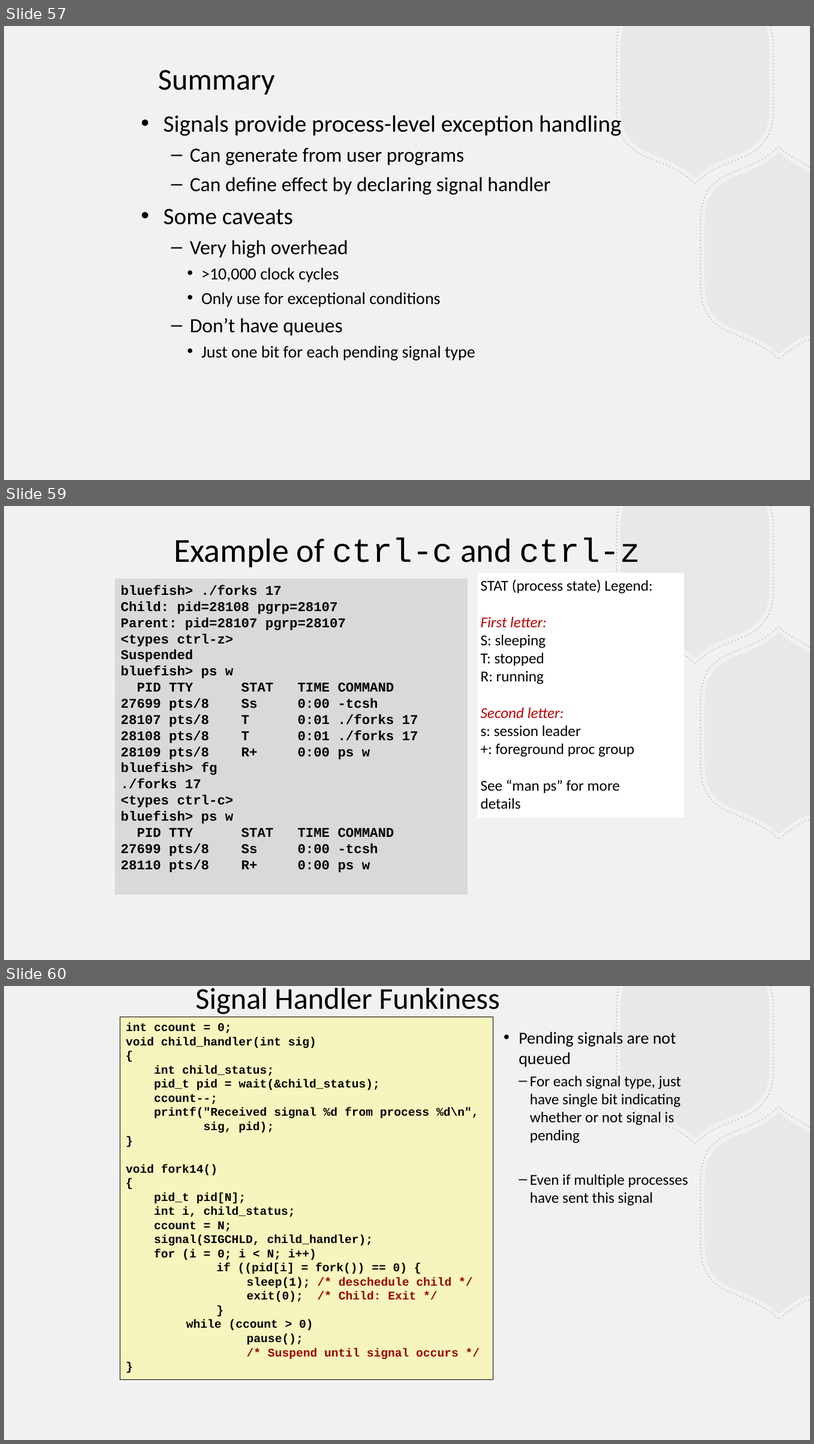
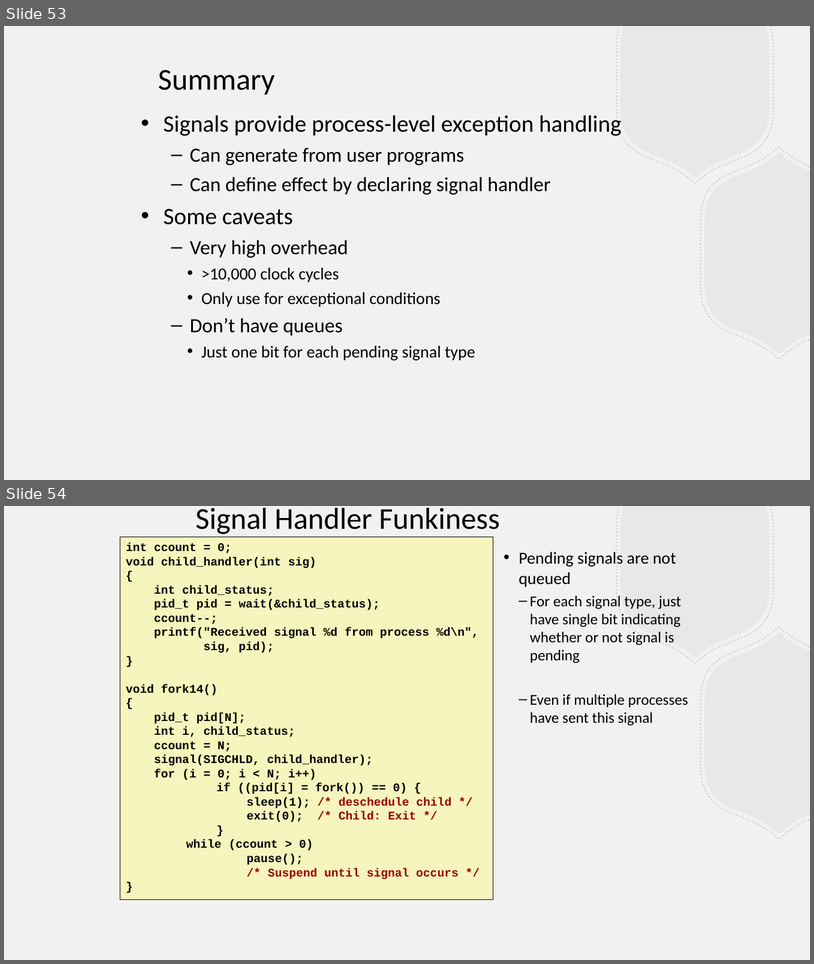
Before and after one commit to BillJr99/Ursinus-CS376, a slide deck: files/lectures/shellipc.pptx. Shown one above the other, each under a label of ours: slides 57, 59 and 60 before the commit, slides 53 and 54 after it; the slides between them are not shown. The pictures are 814x1444 and 814x964 pixels, drawn with LibreOffice and Linux fonts; fonts in the diff are those of the drawing. Boxes give left, top, right and bottom in pixels: in the first picture for what was removed or moved away, otherwise in the second. Text is boxed around its words. In the diff, an @@ line names an element or a change of style, - is before the commit and + after.

```diff
--- a/files/lectures/shellipc.pptx
+++ b/files/lectures/shellipc.pptx
@@ slide 59 removed at <box>4,506,810,960</box>, background #F2F1F1; not listed: 4 template elements that a slide beside it also shows @@
@@ text removed at <box>174,538,641,570</box> @@
-Example of ctrl-c and ctrl-z
@@ rectangle removed at <box>477,573,684,817</box> @@
-STAT (process state) Legend:
-First letter:
-S: sleeping
-T: stopped
-R: running
-Second letter:
-s: session leader
-+: foreground proc group
-See “man ps” for more
-details
@@ rectangle removed at <box>115,579,467,894</box> @@
-bluefish> ./forks 17
-Child: pid=28108 pgrp=28107
-Parent: pid=28107 pgrp=28107
-<types ctrl-z>
-Suspended
-bluefish> ps w
-PID TTY STAT TIME COMMAND
-27699 pts/8 Ss 0:00 -tcsh
-28107 pts/8 T 0:01 ./forks 17
-28108 pts/8 T 0:01 ./forks 17
-28109 pts/8 R+ 0:00 ps w
-bluefish> fg
-./forks 17
-<types ctrl-c>
-bluefish> ps w
-PID TTY STAT TIME COMMAND
-27699 pts/8 Ss 0:00 -tcsh
-28110 pts/8 R+ 0:00 ps w
@@ what was slide 57 is now slide 53 @@
@@ what was slide 60 is now slide 54 @@
```
Also in this commit, not shown: 1 slide changed, 1 slide added, 36 other slides removed, 1 other file.
